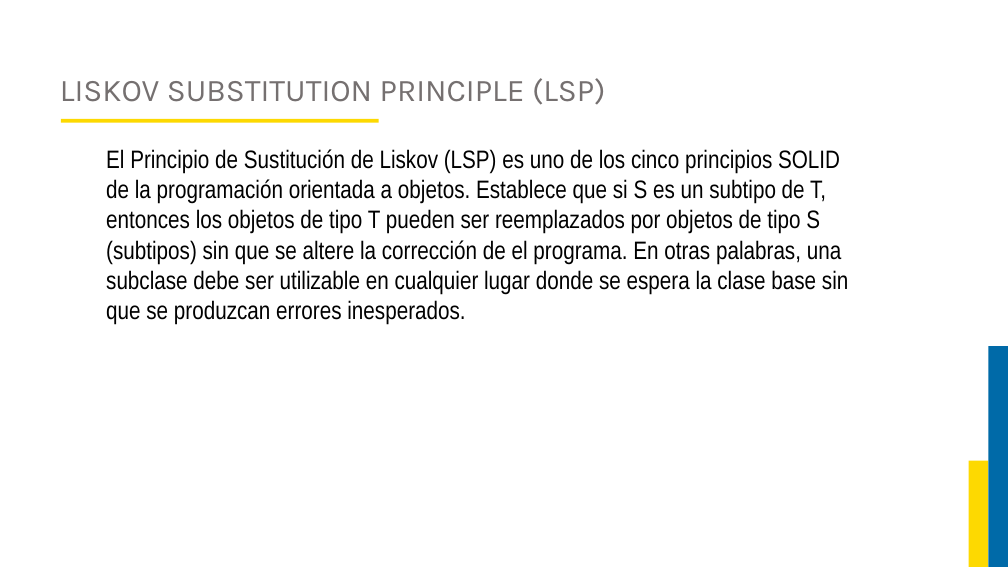
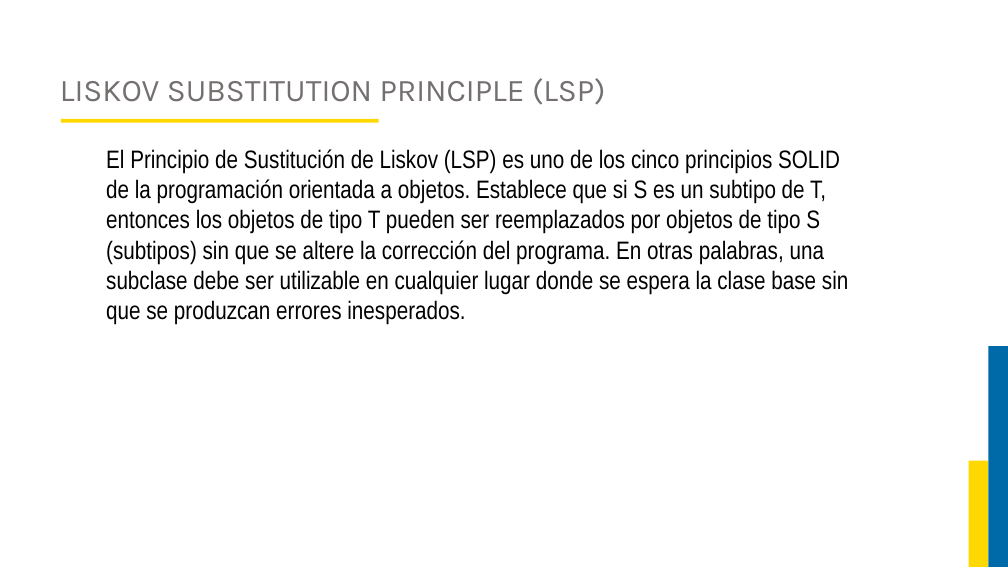
Before and after one commit to JorgeAlejandroAguirreGutierrez/proyecto-luis, a slide deck: slide 38 of Curso Ingenieria del Software 2/Diapositivas.pptx (slide 27 before the commit). Drawn at 1008x567 pixels with LibreOffice and Linux fonts; fonts in the diff are those of the drawing; background and template pictures are left out. Boxes give left, top, right and bottom in pixels: in the first picture for what was removed or moved away, otherwise in the second. Text is boxed around its words. In the diff, an @@ line names an element or a change of style, - is before the commit and + after.

```diff
--- a/Curso Ingenieria del Software 2/Diapositivas.pptx
+++ b/Curso Ingenieria del Software 2/Diapositivas.pptx
@@ text at (106,149,848,325): text changed @@
-El Principio de Sustitución de Liskov (LSP) es uno de los cinco principios SOLID de la programación orientada a objetos. Establece que si S es un subtipo de T, entonces los objetos de tipo T pueden ser reemplazados por objetos de tipo S (subtipos) sin que se altere la corrección de el programa. En otras palabras, una subclase debe ser utilizable en cualquier lugar donde se espera la clase base sin que se produzcan errores inesperados.
+El Principio de Sustitución de Liskov (LSP) es uno de los cinco principios SOLID de la programación orientada a objetos. Establece que si S es un subtipo de T, entonces los objetos de tipo T pueden ser reemplazados por objetos de tipo S (subtipos) sin que se altere la corrección del programa. En otras palabras, una subclase debe ser utilizable en cualquier lugar donde se espera la clase base sin que se produzcan errores inesperados.
```
Also in this commit, not shown: 11 other slides changed, 70 slides added, 2 slides removed, 1 other file.
